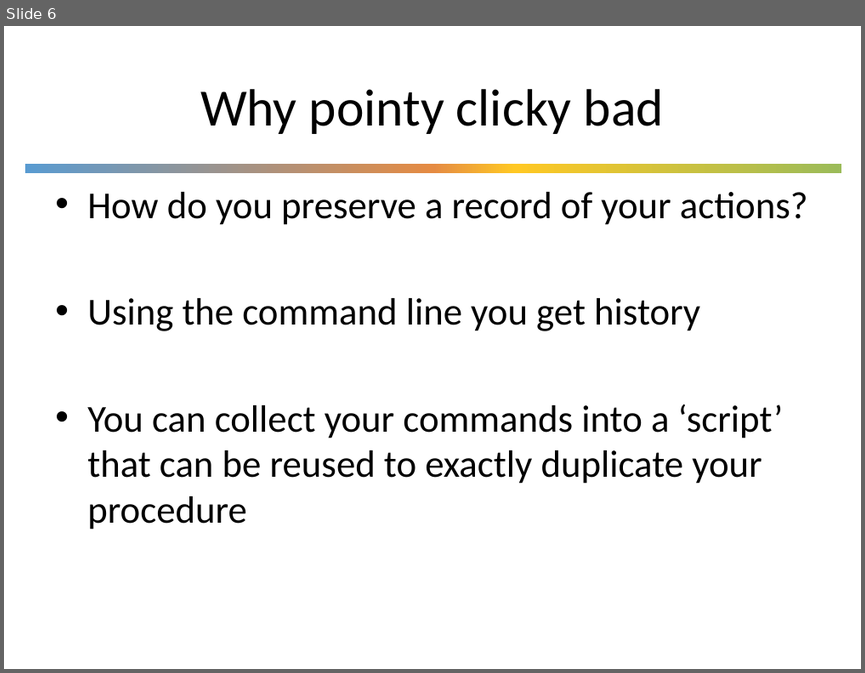
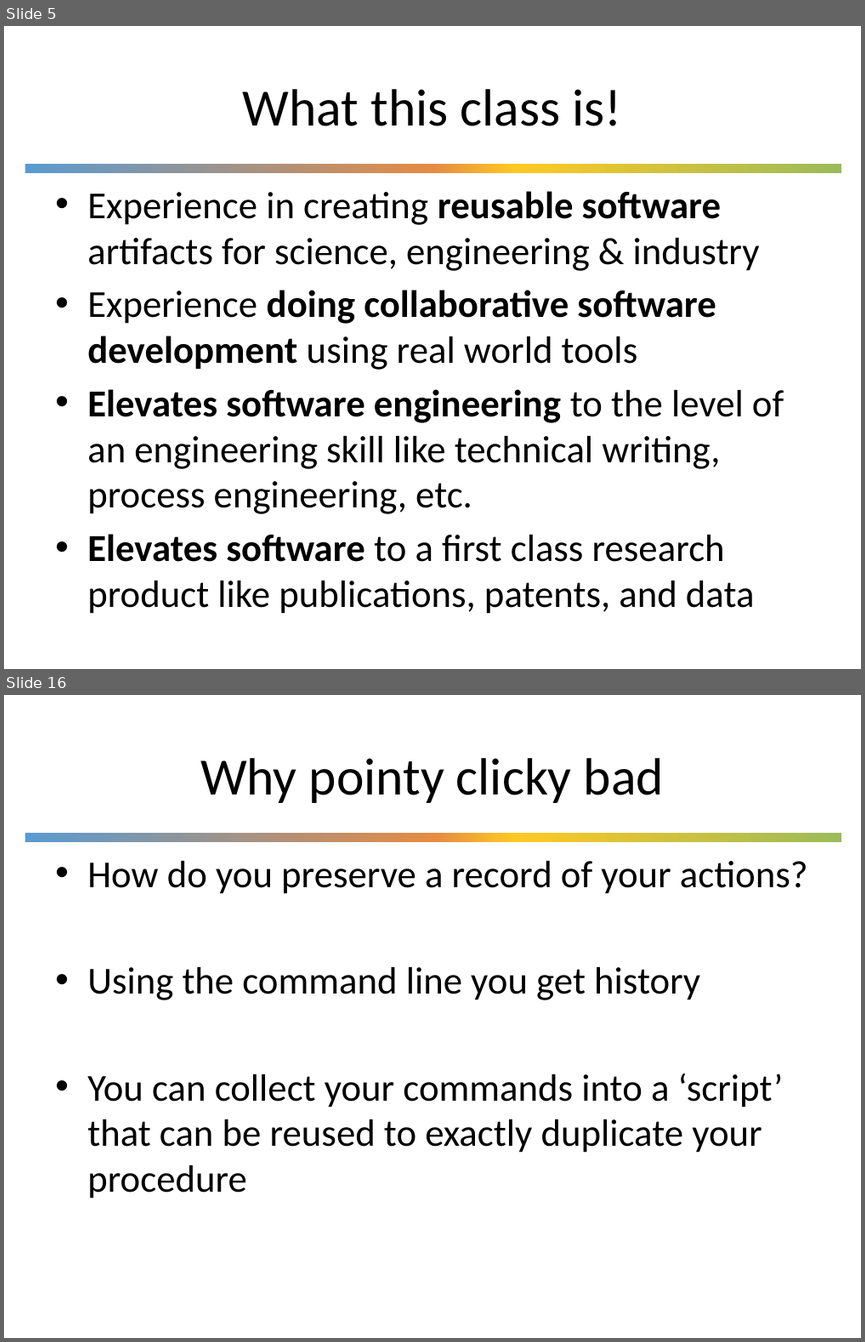
Before and after one commit to UWDIRECT/UWDIRECT.github.io, a slide deck: Wi21_content/SEDS/L1.1.Command_Line.pptx. Shown one above the other, each under a label of ours: slide 6 before the commit, slides 5 and 16 after it; the slides between them are not shown. The pictures are 865x673 and 865x1342 pixels, drawn with LibreOffice and Linux fonts; fonts in the diff are those of the drawing; background and template pictures are left out. Boxes give left, top, right and bottom in pixels: in the first picture for what was removed or moved away, otherwise in the second. Text is boxed around its words. In the diff, an @@ line names an element or a change of style, - is before the commit and + after.

```diff
--- a/Wi21_content/SEDS/L1.1.Command_Line.pptx
+++ b/Wi21_content/SEDS/L1.1.Command_Line.pptx
@@ slide 5 added at (4, 26, 861, 669), background #FFFFFF; not listed: 1 template element that a slide beside it also shows @@
@@ title added at (243, 89, 621, 126), 44 pt, text #000000 @@
+What this class is!
@@ text added at (87, 191, 783, 613), 32 pt, text #000000 @@
+• Experience in creating reusable software artifacts for science, engineering & industry
+• Experience doing collaborative software development using real world tools
+• Elevates software engineering to the level of an engineering skill like technical writing, process engineering, etc.
+• Elevates software to a first class research product like publications, patents, and data
@@ what was slide 6 is now slide 16 @@
```
Also in this commit, not shown: 1 slide changed, 13 other slides added, 2 slides removed.
